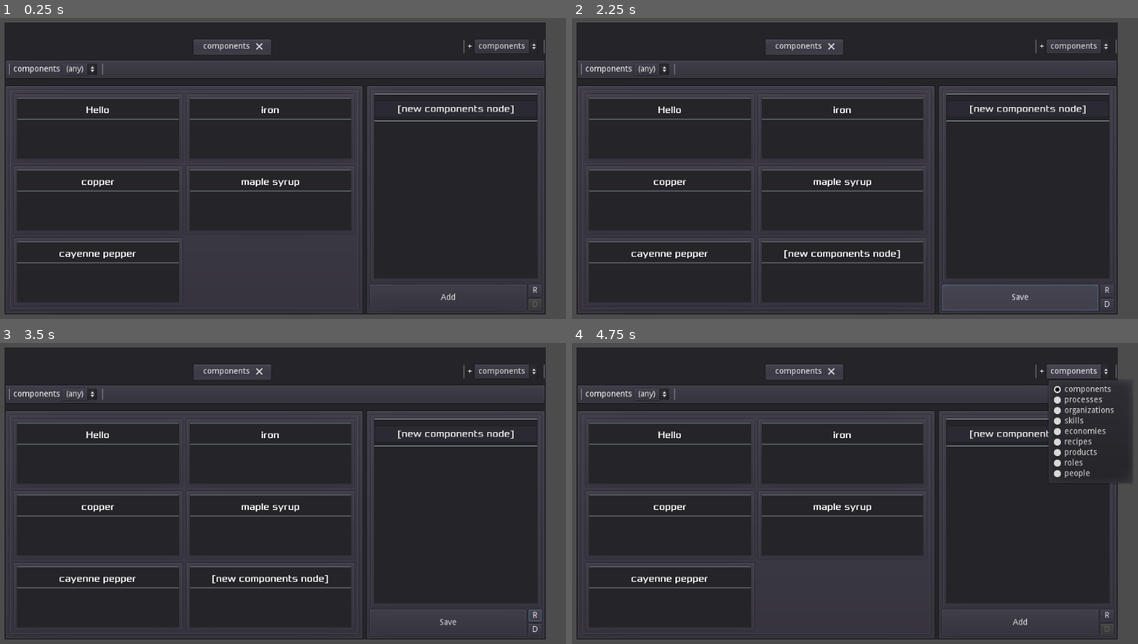
Above: before the commit, frames 1-4 (two rows, left to right).
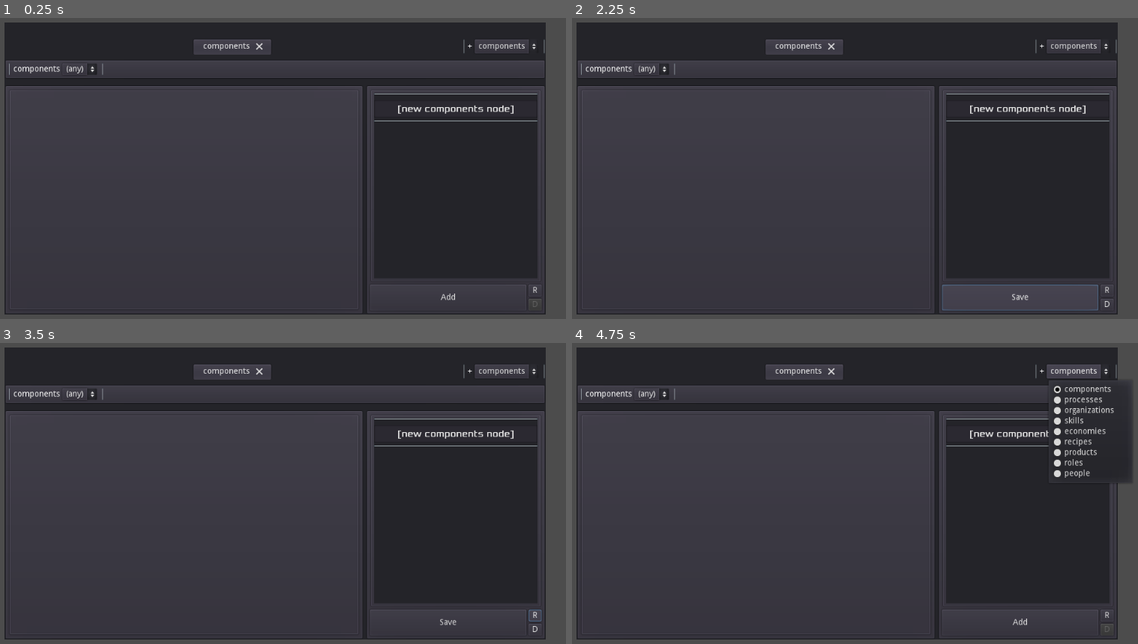
Above: after the commit, the same moments.

Repository: cullumi/pcg-experiment
Game: Godot game, scene res://Main.tscn
Two runs of this game, one before a commit and one after it. Both use one fixed random seed, a clock stepped at 60 frames per second and the inputs below.
Inputs:
- Up to frame 1 (0.25 s): no input
- Up to frame 2 (2.25 s): click "components" at 0.5 s; click "(any)" at 1.25 s; click "Add" at 2 s
- Up to frame 3 (3.5 s): click "R" at 2.75 s
- Up to frame 4 (4.75 s): click "D" at 3.5 s; click "components" at 4.25 s

The runs differ from the first frame. In frame 1, 22% of the frame differs, in the area x 3-62%, y 26-82%; in frame 2, 22%; in frame 3, 22%; in frame 4, 22%.

Commit message:
Implemented BodyContainer, Mostly Finished SplitsContainer and SplitsGridContainer

Diff:
--- /dev/null
+++ b/Experiment/BodyContainer.gd
@@ -0,0 +1,28 @@
+extends Container
+
+class_name BodyContainer
+
+export (float) var h_separation = 5
+export (float) var v_separation = 5
+
+func add_child_below_node(node:Node, child:Node, lun:bool=false):
+	.add_child_below_node(node, child, lun)
+	child_added(child)
+
+func add_child(child:Node, lun:bool=false):
+	.add_child(child, lun)
+	child_added(child)
+
+func child_added(child:Node):
+	if child is Control:
+		align()
+# warning-ignore:return_value_discarded
+		child.connect("resized", self, "align")
+# warning-ignore:return_value_discarded
+		child.connect("tree_exited", self, "align")
+
+func _draw():
+	align()
+
+func align():
+	pass
--- a/Experiment/Database/Menu/DatabaseMenu.gd
+++ b/Experiment/Database/Menu/DatabaseMenu.gd
@@ -33,6 +33,7 @@
 	options.set_filter(filter)
 	reqs = Database.generate_ping_reqs(filter, dependencies)
 	nodes = Database.get_ping(node_type, reqs)
+	print(nodes)
 	display.replace_nodes(nodes)
 	var d_string = Strings.from_item(nodes) + "\n"
 	d_string += Strings.from_item(navTabs.saved_filters) + "\n"
@@ -89,6 +90,7 @@
 	selected_node.name = new_name
 	selected_node.contents = new_contents
 	Database.add_node(node_type, selected_node)
+	editing = true
 	interaction.set_edit(true)
 	update_menu()
 
--- /dev/null
+++ b/Experiment/HBodyContainer.gd
@@ -0,0 +1,43 @@
+extends BodyContainer
+
+class_name HBodyContainer
+
+var last_height:float = 0
+
+func align():
+
+	var height:float = rect_size.y
+	if height == last_height:
+		return
+	else:
+		last_height = height
+
+	var children:Array = get_children()
+	var t_width:float = 0
+	var sep:Vector2 = Vector2()
+	var cl_num:int = 0
+	var cl_size:Vector2 = Vector2()
+	var cl_count:int = 0
+
+	for child in children:
+
+		var c_size = child.rect_size
+		sep.y = v_separation if cl_count else 0
+		if not cl_size.y + sep.y + c_size.y < height:
+			t_width += cl_size.x + sep.x
+			sep = Vector2()
+			cl_size = Vector2()
+			cl_count = 0
+			cl_num += 1
+
+		cl_size.x = max(cl_size.x, c_size.x)
+		sep.x = h_separation if cl_num else 0
+		var c_pos = Vector2(t_width, cl_size.y) + sep
+		cl_count += 1
+		cl_size.y += sep.y + c_size.y
+		fit_child_in_rect(child, Rect2(c_pos, c_size))
+#		print(t_width)
+
+	t_width += cl_size.x + sep.x
+
+	rect_size.x = t_width
--- /dev/null
+++ b/Experiment/HSplitsContainer.gd
@@ -0,0 +1,9 @@
+extends SplitsContainer
+
+class_name HSplitsContainer
+
+func align_children(equally_space:bool=false, size:float=rect_size.x):
+	.align_children(equally_space, size)
+
+func add_split(type=HSplitContainer):
+	.add_split(type)
--- /dev/null
+++ b/Experiment/SplitsContainer.gd
@@ -0,0 +1,120 @@
+extends MarginContainer
+
+class_name SplitsContainer
+
+var splits:Array = []
+var children:Array = []
+var moved_child:Node
+
+func _ready():
+	for child in .get_children():
+		child_added(child, false)
+	align(true)
+
+# Functionality
+
+func align(equally_space:bool=false):
+	if children.size() > 1:
+		align_children(equally_space)
+	else:
+		if not children.empty():
+			var child = children[0]
+			if self != child.get_parent():
+				reparent_child(child, self)
+		trim_splits(0)
+
+func align_children(equally_space:bool=false, size:float=rect_size.x):
+	var i = 0
+	for child in children:
+		if i >= splits.size():
+			add_split()
+		reparent_child(child, splits[i])
+		if equally_space:
+			var offset = size / children.size()
+			splits[i].split_offset = offset
+		i += 1
+	trim_splits(i)
+
+func trim_splits(idx):
+	if idx >= splits.size(): return
+	var freed_splits = splits.slice(idx, splits.size())
+	for split in freed_splits:
+		split.name = "DELETED"
+		split.queue_free()
+	splits.resize(idx)
+
+func add_split(type=HSplitContainer):
+	var new_split = type.new()
+	if not splits.empty():
+		splits.back().add_child(new_split)
+	else:
+		.add_child(new_split)
+	new_split.name = "sub_vs " + String(splits.size())
+	splits.append(new_split)
+
+func reparent_child(child, new_parent):
+	moved_child = child
+#	print("Reparenting... ")
+#	print("RP Start: ", Strings.to_names(children))
+	if new_parent != child.get_parent():
+		if child.get_parent() != null:
+			remove_child(child)
+		add_to(child, new_parent)
+	moved_child = null
+
+func add_to(child, new_parent):
+	print("Adding: ", child.name, " to ", new_parent.name)
+	new_parent.add_child(child)
+	if not children.has(child): children.append(child)
+
+# Updates and Overrides
+
+func _draw():
+	align()
+
+func get_child(idx):
+	return children[idx]
+
+func get_child_count():
+	return children.size()
+
+func get_children():
+	return children
+
+func size():
+	return children.size()
+
+func add_child_below_node(node:Node, child:Node, lun:bool=false):
+	.add_child_below_node(node, child, lun)
+	child_added(child)
+
+func add_child(child:Node, lun:bool=false, evenly_spaced:bool=false):
+	.add_child(child, lun)
+	child_added(child, true, evenly_spaced)
+
+func child_added(child:Node, align:bool=true, evenly_spaced:bool=false):
+	if child is Control:
+		assert(not children.has(child), "S: " + child.name)
+		children.append(child)
+		if align: align(evenly_spaced)
+		child.connect("tree_exited", self, "child_left_tree", [child])
+
+func remove_child(child:Node):
+	var parent = child.get_parent()
+	print("Removing: ", child.name, " from ", parent.name)
+	assert(children.has(child), "S: Child Not Found")
+	children.erase(child)
+	if parent != self:
+		parent.remove_child(child)
+	else:
+		.remove_child(child)
+
+func child_left_tree(child:Node, align=true):
+	if child != moved_child:
+#		print("Removed: ", child.name)
+#		print("R Start: ", Strings.to_names(children))
+		if children.has(child): children.erase(child)
+#		print("R End: ", Strings.to_names(children))
+		child.disconnect("tree_exited", self, "child_left_tree")
+		if align:
+			align()
--- /dev/null
+++ b/Experiment/SplitsGridContainer.gd
@@ -0,0 +1,133 @@
+extends MarginContainer
+
+class_name SplitsGridContainer
+
+var readied:bool = false
+var columns:int = 1
+var h_split:HSplitsContainer
+var children:Array = []
+var moved_child:Node
+
+# Initalization
+
+func _init():
+	h_split = HSplitsContainer.new()
+	h_split.name = "HSplits"
+	.add_child(h_split)
+
+func _ready():
+	for child in .get_children():
+		if child != h_split:
+			child_added(child, false)
+#	print("Children: ", children)
+	align(true)
+	readied = true
+
+func _draw():
+	if readied:
+		align()
+
+# Functionality
+
+func align(evenly_space:bool=false):
+	print("Aligning: ", Strings.to_names(children))
+	if children.size() > 1:
+		align_children(evenly_space)
+	else:
+		if not children.empty():
+			var child = children[0]
+			var v_split = get_split(0, evenly_space)
+			reparent_child(child, v_split)
+		h_split.trim_splits(0)
+	print("VSplits:")
+	for child in h_split.get_children():
+		print("   ", child.name, ": ", Strings.to_names(child.get_children()))
+
+func align_children(evenly_space:bool=false):
+	var v_split
+	var v_idx:int = 0
+	var i = 0
+#	print("Rate: ", children.size()/columns, " (", columns, ")")
+	for child in children:
+		var ti = i
+		i = i % int(ceil(children.size()/columns))
+#		print("i: ", ti, " -> ", i)
+		if i == 0:
+#			print("Split...")
+			v_split = get_split(v_idx, evenly_space)
+			v_idx += 1
+		reparent_child(child, v_split)
+		i += 1
+
+func get_split(idx:int, evenly_space:bool=false, type=VSplitsContainer):
+	var v_split
+	if idx >= h_split.size():
+		v_split = type.new()
+		v_split.name = "vsplit " + String(idx)
+		h_split.add_child(v_split, false, evenly_space)
+		print("new v_split: ", v_split.name, " / ", Strings.to_names(h_split.get_children()))
+	else:
+		v_split = h_split.get_child(idx)
+		print("old v_split: ", v_split.name, " / ", Strings.to_names(h_split.get_children()))
+	return v_split
+
+func reparent_child(child, new_parent, evenly_space=false):
+	moved_child = child
+	var old_parent = child.get_parent()
+	if new_parent != old_parent:
+		if old_parent != null:
+			print("G: Reparent Child: ", new_parent.name, " vs ", old_parent.name)
+			print(old_parent)
+			old_parent.remove_child(child)
+		else:
+			print("G: Reparent Child: ", new_parent.name, " vs ", old_parent)
+		add_to(child, new_parent, evenly_space)
+	moved_child = null
+
+func add_to(child, new_parent, evenly_space):
+	print("Adding: ", child.name, " to ", new_parent.name)
+	new_parent.add_child(child, evenly_space)
+	if not children.has(child): children.append(child)
+
+# Updates and Overrides
+
+func get_child(idx):
+	return children[idx]
+
+func get_child_count():
+	return children.size()
+
+func get_children():
+	return children
+
+func add_child_below_node(node:Node, child:Node, lun:bool=false):
+	.add_child_below_node(node, child, lun)
+	child_added(child)
+
+func add_child(child:Node, lun:bool=false):
+	.add_child(child, lun)
+	child_added(child)
+
+func child_added(child:Node, align:bool=true):
+	if child is Control:
+		assert(not children.has(child), "G: " + child.name)
+		children.append(child)
+		if align: align()
+		child.connect("tree_exited", self, "child_left_tree", [child])
+
+func remove_child(child:Node):
+	var parent = child.get_parent()
+	print("Removing: ", child.name, " from ", parent.name)
+	assert(children.has(child), "G: Child Not Found")
+	children.erase(child)
+	if parent != self:
+		parent.remove_child(child)
+	else:
+		.remove_child(child)
+
+func child_left_tree(child:Node):
+	if child != moved_child:
+#		print("Removed: ", child.name)
+#		if children.has(child): children.erase(child)
+#		child.disconnect("tree_exited", self, "child_removed")
+		align()
--- /dev/null
+++ b/Experiment/UITest.tscn
@@ -0,0 +1,87 @@
+[gd_scene load_steps=2 format=2]
+
+[ext_resource path="res://VSplitsContainer.gd" type="Script" id=1]
+
+[node name="Control" type="Control"]
+anchor_right = 1.0
+anchor_bottom = 1.0
+__meta__ = {
+"_edit_use_anchors_": false
+}
+
+[node name="HSplitContainer" type="HSplitContainer" parent="."]
+margin_left = 204.23
+margin_top = 29.3665
+margin_right = 835.23
+margin_bottom = 69.3665
+split_offset = 250
+__meta__ = {
+"_edit_group_": true,
+"_edit_use_anchors_": false
+}
+
+[node name="Button3" type="Button" parent="HSplitContainer"]
+margin_right = 282.0
+margin_bottom = 40.0
+text = "1:2"
+
+[node name="HSplitContainer" type="HSplitContainer" parent="HSplitContainer"]
+margin_left = 294.0
+margin_right = 631.0
+margin_bottom = 40.0
+
+[node name="HSplitContainer" type="HSplitContainer" parent="HSplitContainer/HSplitContainer"]
+margin_right = 337.0
+margin_bottom = 40.0
+
+[node name="Button" type="Button" parent="HSplitContainer/HSplitContainer/HSplitContainer"]
+margin_right = 32.0
+margin_bottom = 40.0
+text = "2:1"
+
+[node name="HSplitContainer2" type="HSplitContainer" parent="HSplitContainer/HSplitContainer/HSplitContainer"]
+margin_left = 44.0
+margin_right = 337.0
+margin_bottom = 40.0
+
+[node name="Button" type="Button" parent="HSplitContainer/HSplitContainer/HSplitContainer/HSplitContainer2"]
+margin_right = 32.0
+margin_bottom = 40.0
+text = "2:1"
+
+[node name="HSplitContainer3" type="HSplitContainer" parent="HSplitContainer/HSplitContainer/HSplitContainer/HSplitContainer2"]
+margin_left = 44.0
+margin_right = 293.0
+margin_bottom = 40.0
+
+[node name="Button" type="Button" parent="HSplitContainer/HSplitContainer/HSplitContainer/HSplitContainer2/HSplitContainer3"]
+margin_right = 249.0
+margin_bottom = 40.0
+text = "2:1"
+
+[node name="VSplitsContainer" type="MarginContainer" parent="."]
+margin_left = 956.0
+margin_top = 33.0
+margin_right = 996.0
+margin_bottom = 558.0
+script = ExtResource( 1 )
+__meta__ = {
+"_edit_group_": true,
+"_edit_use_anchors_": false
+}
+
+[node name="Button" type="Button" parent="VSplitsContainer"]
+margin_right = 40.0
+margin_bottom = 525.0
+
+[node name="Button2" type="Button" parent="VSplitsContainer"]
+margin_right = 40.0
+margin_bottom = 525.0
+
+[node name="Button3" type="Button" parent="VSplitsContainer"]
+margin_right = 40.0
+margin_bottom = 525.0
+
+[node name="Button4" type="Button" parent="VSplitsContainer"]
+margin_right = 40.0
+margin_bottom = 525.0
--- a/Experiment/Utilities/UI/Displays/DisplayPanel.gd
+++ b/Experiment/Utilities/UI/Displays/DisplayPanel.gd
@@ -37,6 +37,7 @@
 
 func display_node(node, idx:int=-1):
 	var node_display = nd_scene.instance()
+	node_display.name = node.name
 	grid.add_child(node_display)
 	node_displays.append(node_display)
 	node_display.initialize(false)
--- a/Experiment/Utilities/UI/Displays/DisplayPanel.tscn
+++ b/Experiment/Utilities/UI/Displays/DisplayPanel.tscn
@@ -1,7 +1,8 @@
-[gd_scene load_steps=3 format=2]
+[gd_scene load_steps=4 format=2]
 
 [ext_resource path="res://Utilities/UI/Displays/DisplayPanel.gd" type="Script" id=1]
 [ext_resource path="res://Utilities/UI/Displays/NodeDisplay.tscn" type="PackedScene" id=2]
+[ext_resource path="res://SplitsGridContainer.gd" type="Script" id=3]
 
 [node name="display_panel" type="PanelContainer"]
 margin_top = 18.0
@@ -15,6 +16,7 @@
 "_edit_use_anchors_": false
 }
 nd_scene = ExtResource( 2 )
+grid_width = 1
 
 [node name="item_panel" type="PanelContainer" parent="."]
 margin_left = 7.0
@@ -36,20 +38,27 @@
 follow_focus = true
 scroll_horizontal_enabled = false
 
-[node name="GridContainer" type="GridContainer" parent="item_panel/ScrollContainer"]
+[node name="SplitsGridContainer" type="MarginContainer" parent="item_panel/ScrollContainer"]
 margin_right = 956.0
 margin_bottom = 514.0
 size_flags_horizontal = 3
 size_flags_vertical = 3
+script = ExtResource( 3 )
+
+[node name="GridContainer" type="GridContainer" parent="item_panel/ScrollContainer"]
+visible = false
+margin_right = 956.0
+size_flags_horizontal = 3
+size_flags_vertical = 2
 columns = 3
 
 [node name="DBNodeDisplay" parent="item_panel/ScrollContainer/GridContainer" instance=ExtResource( 2 )]
+visible = false
 margin_left = 0.0
 margin_top = 0.0
 margin_right = 318.0
 margin_bottom = 514.0
 size_flags_horizontal = 3
-size_flags_vertical = 3
 
 [node name="Label" type="Label" parent="."]
 visible = false
--- a/Experiment/Utilities/UI/Displays/NodeDisplay.tscn
+++ b/Experiment/Utilities/UI/Displays/NodeDisplay.tscn
@@ -91,24 +91,24 @@
 size_flags_horizontal = 3
 size_flags_vertical = 3
 custom_constants/margin_right = 10
-custom_constants/margin_left = 10
+custom_constants/margin_left = 22
 script = ExtResource( 9 )
 
 [node name="VBoxContainer" type="VBoxContainer" parent="VBoxContainer/ScrollContainer/MarginContainer"]
-margin_left = 10.0
+margin_left = 22.0
 margin_right = 932.0
 margin_bottom = 4.0
 size_flags_horizontal = 3
 size_flags_vertical = 2
 
 [node name="ContentDisplayList" type="Container" parent="VBoxContainer/ScrollContainer/MarginContainer/VBoxContainer"]
-margin_right = 922.0
+margin_right = 910.0
 size_flags_vertical = 3
 script = ExtResource( 6 )
 
 [node name="TagDisplayList" type="Container" parent="VBoxContainer/ScrollContainer/MarginContainer/VBoxContainer"]
 margin_top = 4.0
-margin_right = 922.0
+margin_right = 910.0
 margin_bottom = 4.0
 size_flags_horizontal = 3
 script = ExtResource( 6 )
--- a/Experiment/Utilities/UI/Interactors/EditableContentDisplay.gd
+++ b/Experiment/Utilities/UI/Interactors/EditableContentDisplay.gd
@@ -1,7 +1,7 @@
 extends HBoxContainer
 
 onready var name_label = $NameLabel
-onready var value_grid:ResizableGrid = $VFixedContainer/ValueGrid
+onready var value_grid = $VFixedContainer/ValueBody
 onready var add_button = $ButtonBar/AddValue
 onready var remove_button = $ButtonBar/RemoveValue
 
--- a/Experiment/Utilities/UI/Interactors/EditableContentDisplay.tscn
+++ b/Experiment/Utilities/UI/Interactors/EditableContentDisplay.tscn
@@ -1,8 +1,8 @@
 [gd_scene load_steps=4 format=2]
 
 [ext_resource path="res://Utilities/UI/Interactors/EditableContentDisplay.gd" type="Script" id=1]
-[ext_resource path="res://Utilities/UI/Interactors/ResizableGrid.gd" type="Script" id=2]
 [ext_resource path="res://Utilities/UI/Displays/VFixedContainer.gd" type="Script" id=3]
+[ext_resource path="res://VBodyContainer.gd" type="Script" id=4]
 
 [node name="EditableContent" type="HBoxContainer"]
 margin_top = 52.0
@@ -33,18 +33,16 @@
 margin_left = 193.0
 margin_right = 920.0
 margin_bottom = 44.0
+rect_clip_content = true
 size_flags_horizontal = 3
 size_flags_vertical = 3
 script = ExtResource( 3 )
 
-[node name="ValueGrid" type="GridContainer" parent="VFixedContainer"]
-anchor_right = 1.0
-anchor_bottom = 1.0
-margin_right = -727.0
-margin_bottom = -44.0
-size_flags_horizontal = 3
-columns = 3
-script = ExtResource( 2 )
+[node name="ValueBody" type="Container" parent="VFixedContainer"]
+margin_left = 764.0
+margin_right = 764.0
+margin_bottom = 44.0
+script = ExtResource( 4 )
 
 [node name="Panel" type="PanelContainer" parent="VFixedContainer"]
 visible = false
--- a/Experiment/Utilities/UI/Interactors/FixedContainer.gd
+++ b/Experiment/Utilities/UI/Interactors/FixedContainer.gd
@@ -7,15 +7,18 @@
 	for child in children:
 		if not child.is_connected("resized", self, "realign_child"):
 			child.connect("resized", self, "realign_child", [child])
+# warning-ignore:return_value_discarded
 	connect("resized", self, "realign_children")
 
 func add_child(child:Node, lun:bool=false):
 	.add_child(child, lun)
 	if child is Control:
+# warning-ignore:return_value_discarded
 		child.connect("resized", self, "realign_child", [child])
 	realign_child(child)
 
 func realign_children():
+#	print("Fixed Container Resized...")
 	for child in get_children():
 		realign_child(child)
 
--- a/Experiment/Utilities/UI/Interactors/InteractionPanel.tscn
+++ b/Experiment/Utilities/UI/Interactors/InteractionPanel.tscn
@@ -25,7 +25,6 @@
 margin_top = 0.0
 margin_right = 63.0
 margin_bottom = 350.0
-size_flags_vertical = 3
 
 [node name="HBoxContainer" type="HBoxContainer" parent="VBoxContainer"]
 margin_top = 354.0
--- a/Experiment/Utilities/UI/Interactors/ResizableGrid.gd
+++ /dev/null
@@ -1,71 +0,0 @@
-extends GridContainer
-
-class_name ResizableGrid
-
-enum {TOO_BIG=0, IT_FITS=1}
-
-func add_child_below_node(node:Node, child:Node, lun:bool=false):
-	.add_child_below_node(node, child, lun)
-	added_child(child)
-
-func add_child(child:Node, lun:bool=false):
-	.add_child(child, lun)
-	added_child(child)
-
-func added_child(child:Node):
-	if child is Control:
-		realign()
-		child.connect("resized", self, "realign")
-		child.connect("tree_exited", self, "realign")
-
-func realign():
-	var start_rect = rect_size
-	var max_width = rect_size.x
-	var children = get_children()
-	var largest_row_width = largest_row_size(children)
-	if largest_row_width > max_width:
-		while largest_row_width > max_width and columns > 1:
-			columns -= 1
-			largest_row_width = largest_row_size(children)
-	elif largest_row_width < max_width:
-		while largest_row_width < max_width and children.size() > columns:
-			largest_row_width = largest_row_size(children, columns+1)
-			if largest_row_width < max_width:
-				columns += 1
-	rect_size.y = calc_column_height(children)
-#	print("Grid Rect: ", start_rect, " --> ", rect_size, " (", largest_row_width, ")")
-
-func calc_column_height(children:Array, column_num=columns):
-	var size = 0
-	var rows = ceil(children.size()/column_num)
-	for r in range(0, rows):
-		size += children[r*column_num].rect_size.y
-	size += get_constant("hseparation") * (rows-1)
-	return size
-
-func largest_row_size(children:Array, column_num=columns):
-	var largest:Array = largest_row(children, column_num)
-	var size = 0
-	for child in largest:
-		size += child.rect_size.x
-	size += get_constant("vseparation") * (largest.size()-1)
-	return size
-
-func largest_row(children:Array, row_size:int):
-	var current = []
-	var l_childs
-	var l_size = 0
-	var r = 0
-	var size = 0
-	for child in children:
-		r = (r+1) % row_size
-		size += child.rect_size.x
-		current.append(child)
-		if r == 0:
-			if l_size <= size:
-				l_size = size
-				l_childs = current
-			current = []
-	if l_childs == null:
-		l_childs = current
-	return l_childs
--- /dev/null
+++ b/Experiment/VBodyContainer.gd
@@ -0,0 +1,41 @@
+extends BodyContainer
+
+class_name VBodyContainer
+
+var last_width:float = 0
+
+func align():
+
+	var width:float = rect_size.x
+	if width == last_width:
+		return
+
+	var children:Array = get_children()
+	var t_height:float = 0
+	var sep:Vector2 = Vector2()
+	var r_num:int = 0
+	var r_size:Vector2 = Vector2()
+	var r_count:int = 0
+
+	for child in children:
+
+		var c_size = child.rect_size
+		sep.x = h_separation if r_count else 0
+		if not r_size.x + sep.x + c_size.x < width:
+			t_height += r_size.y + sep.y
+			sep = Vector2()
+			r_size = Vector2()
+			r_count = 0
+			r_num += 1
+
+		r_size.y = max(r_size.y, c_size.y)
+		sep.y = v_separation if r_num else 0
+		var c_pos = Vector2(r_size.x, t_height) + sep
+		r_count += 1
+		r_size.x += sep.x + c_size.x
+		fit_child_in_rect(child, Rect2(c_pos, c_size))
+#		print(t_height)
+
+	t_height += r_size.y + sep.y
+
+	rect_size.y = t_height
--- /dev/null
+++ b/Experiment/VSplitGrid.gd
@@ -0,0 +1,51 @@
+extends Container
+
+class_name VSplitGrid
+
+export (float) var h_separation = 5
+export (float) var v_separation = 5
+
+var columns:int
+var split_grid:Array
+var children:Array
+
+# Functionality
+
+func align():
+	pass
+
+func align_columns():
+	var new_columns:int = 1
+	for column in split_grid:
+		if column[0] == 0:
+			pass
+
+# Updates and Overrides
+
+func get_children():
+	return children
+
+func add_child_below_node(node:Node, child:Node, lun:bool=false):
+	.add_child_below_node(node, child, lun)
+	child_added(child)
+
+func add_child(child:Node, lun:bool=false):
+	.add_child(child, lun)
+	child_added(child)
+
+func child_added(child:Node):
+	if child is Control:
+		children.append(child)
+		align()
+# warning-ignore:return_value_discarded
+		child.connect("resized", self, "align")
+# warning-ignore:return_value_discarded
+		child.connect("tree_exited", self, "child_removed", [child])
+
+func child_removed(child:Node):
+	if child is Control:
+		children.erase(child)
+		align()
+
+func _draw():
+	align()
--- /dev/null
+++ b/Experiment/VSplitsContainer.gd
@@ -0,0 +1,22 @@
+extends SplitsContainer
+
+class_name VSplitsContainer
+
+export (bool) var test_delete = false
+var triggered = true
+var temp_child:Node
+
+func align_children(equally_space:bool=false, size:float=rect_size.y):
+	.align_children(equally_space, size)
+
+func add_split(type=VSplitContainer):
+	.add_split(type)
+
+func _process(_delta):
+	if test_delete == triggered:
+		triggered = not triggered
+		if test_delete:
+			temp_child = get_children()[0]
+			remove_child(temp_child)
+		else:
+			add_child(temp_child)
--- a/Experiment/project.godot
+++ b/Experiment/project.godot
@@ -9,6 +9,11 @@
 config_version=4
 
 _global_script_classes=[ {
+"base": "Container",
+"class": "BodyContainer",
+"language": "GDScript",
+"path": "res://BodyContainer.gd"
+}, {
 "base": "DBNode",
 "class": "Component",
 "language": "GDScript",
@@ -54,6 +59,11 @@
 "language": "GDScript",
 "path": "res://Database/Generator.gd"
 }, {
+"base": "BodyContainer",
+"class": "HBodyContainer",
+"language": "GDScript",
+"path": "res://HBodyContainer.gd"
+}, {
 "base": "FixedContainer",
 "class": "HFixedContainer",
 "language": "GDScript",
@@ -64,6 +74,11 @@
 "language": "GDScript",
 "path": "res://Utilities/UI/Displays/HShrinkBoxContainer.gd"
 }, {
+"base": "SplitsContainer",
+"class": "HSplitsContainer",
+"language": "GDScript",
+"path": "res://HSplitsContainer.gd"
+}, {
 "base": "PanelContainer",
 "class": "InteractionPanel",
 "language": "GDScript",
@@ -114,11 +129,6 @@
 "language": "GDScript",
 "path": "res://Database/DBNodes/Recipe.gd"
 }, {
-"base": "GridContainer",
-"class": "ResizableGrid",
-"language": "GDScript",
-"path": "res://Utilities/UI/Interactors/ResizableGrid.gd"
-}, {
 "base": "DBNode",
 "class": "Role",
 "language": "GDScript",
@@ -134,11 +144,26 @@
 "language": "GDScript",
 "path": "res://Utilities/UI/Spacer.gd"
 }, {
+"base": "MarginContainer",
+"class": "SplitsContainer",
+"language": "GDScript",
+"path": "res://SplitsContainer.gd"
+}, {
+"base": "MarginContainer",
+"class": "SplitsGridContainer",
+"language": "GDScript",
+"path": "res://SplitsGridContainer.gd"
+}, {
 "base": "Object",
 "class": "Strings",
 "language": "GDScript",
 "path": "res://Utilities/Helpers/Strings.gd"
 }, {
+"base": "BodyContainer",
+"class": "VBodyContainer",
+"language": "GDScript",
+"path": "res://VBodyContainer.gd"
+}, {
 "base": "FixedContainer",
 "class": "VFixedContainer",
 "language": "GDScript",
@@ -148,8 +173,19 @@
 "class": "VShrinkBoxContainer",
 "language": "GDScript",
 "path": "res://Utilities/UI/Displays/VShrinkBoxContainer.gd"
+}, {
+"base": "Container",
+"class": "VSplitGrid",
+"language": "GDScript",
+"path": "res://VSplitGrid.gd"
+}, {
+"base": "SplitsContainer",
+"class": "VSplitsContainer",
+"language": "GDScript",
+"path": "res://VSplitsContainer.gd"
 } ]
 _global_script_class_icons={
+"BodyContainer": "",
 "Component": "",
 "DBNode": "",
 "Dicts": "",
@@ -159,8 +195,10 @@
 "Economy": "",
 "FixedContainer": "",
 "Generator": "",
+"HBodyContainer": "",
 "HFixedContainer": "",
 "HShrinkBoxContainer": "",
+"HSplitsContainer": "",
 "InteractionPanel": "",
 "NavTabs": "",
 "NodeDisplay": "",
@@ -171,13 +209,17 @@
 "Process": "",
 "Product": "",
 "Recipe": "",
-"ResizableGrid": "",
 "Role": "",
 "Skill": "",
 "Spacer": "",
+"SplitsContainer": "",
+"SplitsGridContainer": "",
 "Strings": "",
+"VBodyContainer": "",
 "VFixedContainer": "",
-"VShrinkBoxContainer": ""
+"VShrinkBoxContainer": "",
+"VSplitGrid": "",
+"VSplitsContainer": ""
 }
 
 [application]
